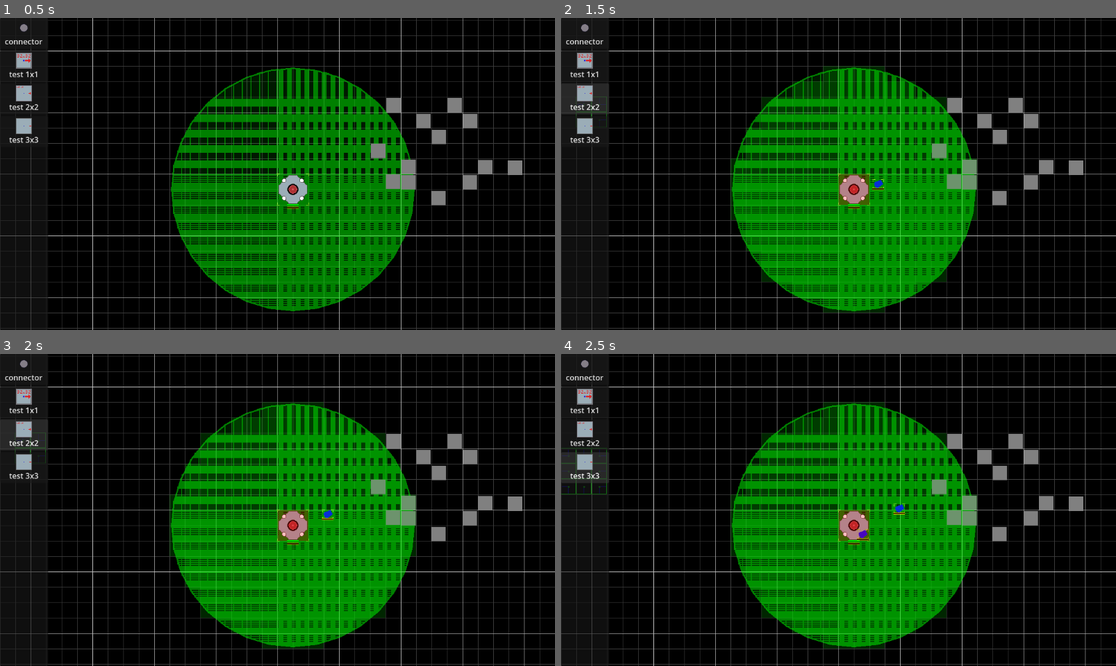
Above: before the commit, frames 1-4 (two rows, left to right).
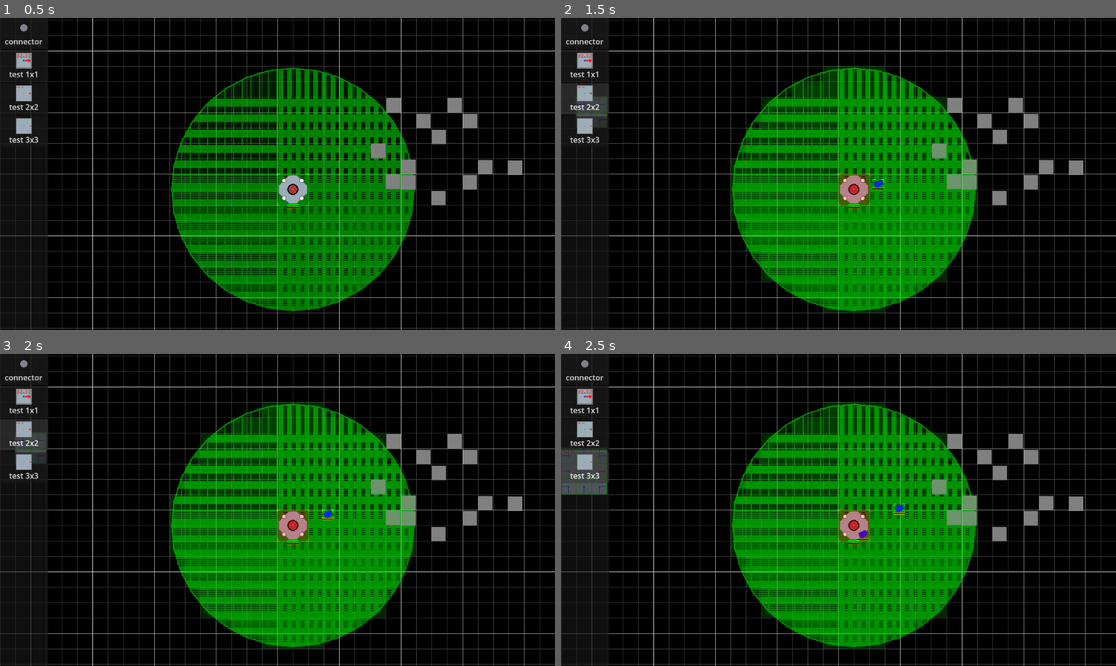
Above: after the commit, the same moments.

Repository: AtkinTC/space-industry-v4
Game: Godot game, scene res://game/test_scene.tscn
Same seed, same stepped clock (60 frames per second), same inputs: the game is played once before the commit and once after it.
Inputs:
- Up to frame 1 (0.5 s): no input
- Up to frame 2 (1.5 s): click "test 1x1" at 0.5 s; click "test 2x2" at 1.25 s
- Up to frame 3 (2 s): no input
- Up to frame 4 (2.5 s): click "test 3x3" at 2 s

Frame 1 is identical in both runs. In frame 2, 0.3% of the frame differs, in the area x 2-9%, y 25-35%; in frame 3, 0.3%; in frame 4, 0.8%, in the area x 0-9%, y 30-45%.
Error before the commit: Invalid access to property or key 'image' on a base object of type 'Resource (StructureDefinition)'. (res://game/build_ghost.gd:12)

Commit message:
update LogicComponent, MovementComponent classes to be handled as Entity class level

Diff:
--- a/game/build_ghost.gd
+++ b/game/build_ghost.gd
@@ -9,9 +9,9 @@
 
 func _ready() -> void:
 	assert(structure_def != null)
-	assert(structure_def.image != null)
+	assert(structure_def.display_image != null)
 
-	texture = structure_def.image
+	texture = structure_def.display_image
 
 func _process(_delta: float) -> void:
 	queue_redraw()
--- a/game/entity/component/logic_component/assignment_receiver_logic_component.gd
+++ b/game/entity/component/logic_component/assignment_receiver_logic_component.gd
@@ -14,6 +14,10 @@
 	super.initialize()
 	SignalBus.register_assignment_receiver.emit(get_instance_id())
 	clear_assignment()
+
+func set_controlled_parent(_parent : Entity):
+	assert(_parent is Unit)
+	super.set_controlled_parent(_parent)
 
 func set_assignemnt(_assignment : Assignment) -> void:
 	parent.move_state = Unit.MOVE_STATE.STANDBY
--- a/game/entity/component/logic_component/basic_enemy_logic_component.gd
+++ b/game/entity/component/logic_component/basic_enemy_unit_logic_component.gd
@@ -1,5 +1,9 @@
 extends LogicComponent
-class_name BasicEnemyLogicComponent
+class_name BasicEnemyUnitLogicComponent
+
+func set_controlled_parent(_parent : Entity):
+	assert(_parent is Unit)
+	super.set_controlled_parent(_parent)
 
 func process(_delta : float):
 	if(parent.move_target == null || !is_instance_valid(parent.move_target)):
--- a/game/entity/component/logic_component/logic_component.gd
+++ b/game/entity/component/logic_component/logic_component.gd
@@ -1,12 +1,12 @@
 extends Resource
 class_name LogicComponent
 
-var parent : Unit
+var parent : Entity
 
 func initialize() -> void:
 	pass
 
-func set_controlled_parent(_parent : Unit):
+func set_controlled_parent(_parent : Entity):
 	parent = _parent
 
 func process(_delta : float):
--- a/game/entity/component/movement_component/basic_movement_component.gd
+++ b/game/entity/component/movement_component/basic_unit_movement_component.gd
@@ -1,5 +1,9 @@
 extends MovementComponent
-class_name BasicMovementComponent
+class_name BasicUnitMovementComponent
+
+func set_controlled_parent(_parent : Entity):
+	assert(_parent is Unit)
+	super.set_controlled_parent(_parent)
 
 func process(_delta : float):
 	var desired_velocity := Vector2.ZERO
--- a/game/entity/component/movement_component/movement_component.gd
+++ b/game/entity/component/movement_component/movement_component.gd
@@ -1,12 +1,12 @@
 extends Resource
 class_name MovementComponent
 
-var parent : Unit
+var parent : Entity
 
 func initialize() -> void:
 	pass
 
-func set_controlled_parent(_parent : Unit):
+func set_controlled_parent(_parent : Entity):
 	parent = _parent
 
 func process(_delta : float):
--- a/game/entity/entity.gd
+++ b/game/entity/entity.gd
@@ -8,7 +8,9 @@
 
 @export var inventory_component : InventoryComponent = null
 @export var health_component : HealthComponent = null
-var network_component : StructureConnectorComponent
+@export var logic_component : LogicComponent = null
+@export var movement_component : MovementComponent = null
+var network_component : StructureConnectorComponent = null
 
 @onready var collision_shape : CollisionShape2D = get_node_or_null("CollisionShape2D")
 @onready var collision_polygon : CollisionPolygon2D = get_node_or_null("CollisionPolygon2D")
@@ -39,7 +41,8 @@
 	SignalBus.entity_ready.emit(self)
 
 func _physics_process(_delta: float) -> void:
-	pass
+	process_logic(_delta)
+	process_movement(_delta)
 
 #############
 ### SETUP ###
@@ -55,6 +58,8 @@
 	setup_inventory()
 	setup_health()
 	setup_network()
+	setup_logic_component()
+	setup_movement_component()
 
 func setup_from_entity_def() -> void:
 	if(entity_def == null):
@@ -106,6 +111,50 @@
 func _on_shield_depleted() -> void:
 	print("Shield depleted")
 
+#############
+### LOGIC ###
+#############
+
+func setup_logic_component() -> void:
+	if(entity_def.logic_component != null):
+		logic_component = entity_def.logic_component.duplicate()
+	else:
+		if(logic_component != null && !logic_component.resource_local_to_scene):
+				print_debug("LogicComponent resource is not local_to_scene for entity : %s" % entity_def.entity_type)
+
+	if(logic_component == null):
+		return
+
+	logic_component.set_controlled_parent(self)
+	logic_component.initialize()
+
+func process_logic(_delta : float) -> void:
+	if(logic_component == null):
+		return
+	logic_component.process(_delta)
+
+################
+### MOVEMENT ###
+################
+
+func setup_movement_component() -> void:
+	if(entity_def.movement_component != null):
+		movement_component = entity_def.movement_component.duplicate()
+	else:
+		if(!movement_component == null && !movement_component.resource_local_to_scene):
+				print_debug("MovementComponent resource is not local_to_scene for entity : %s" % entity_def.entity_type)
+
+	if(movement_component == null):
+		return
+
+	movement_component.set_controlled_parent(self)
+	movement_component.initialize()
+
+func process_movement(_delta : float) -> void:
+	if(movement_component == null):
+		return
+	movement_component.process(_delta)
+
 ###############
 ### NETWORK ###
 ###############
--- a/game/entity/unit/scene/builder_ship_basic.tscn
+++ b/game/entity/unit/scene/builder_ship_basic.tscn
@@ -1,17 +1,7 @@
-[gd_scene load_steps=8 format=3 uid="uid://gijpshyjqirm"]
+[gd_scene load_steps=4 format=3 uid="uid://gijpshyjqirm"]
 
 [ext_resource type="Script" path="res://game/entity/unit/unit.gd" id="1_oywpv"]
 [ext_resource type="Script" path="res://game/entity/entity_debug_display.gd" id="2_ghtgo"]
-[ext_resource type="Script" path="res://game/entity/component/logic_component/assignment_receiver_logic_component.gd" id="2_xqwnn"]
-[ext_resource type="Script" path="res://game/entity/component/movement_component/basic_movement_component.gd" id="3_40ath"]
-
-[sub_resource type="Resource" id="Resource_ge6f3"]
-resource_local_to_scene = true
-script = ExtResource("2_xqwnn")
-task_flags = 1
-
-[sub_resource type="Resource" id="Resource_saaq0"]
-script = ExtResource("3_40ath")
 
 [sub_resource type="CapsuleShape2D" id="CapsuleShape2D_lpno5"]
 radius = 7.0
@@ -20,8 +10,6 @@
 [node name="BuilderShip" type="Area2D"]
 collision_mask = 0
 script = ExtResource("1_oywpv")
-logic_component = SubResource("Resource_ge6f3")
-movement_component = SubResource("Resource_saaq0")
 
 [node name="CollisionShape2D" type="CollisionShape2D" parent="."]
 position = Vector2(1, 7.62939e-06)
--- a/game/entity/unit/scene/miner_ship_basic.tscn
+++ b/game/entity/unit/scene/miner_ship_basic.tscn
@@ -1,19 +1,8 @@
-[gd_scene load_steps=9 format=3 uid="uid://ctrt2fte2x4r5"]
+[gd_scene load_steps=5 format=3 uid="uid://ctrt2fte2x4r5"]
 
 [ext_resource type="Script" path="res://game/entity/unit/unit.gd" id="1_0ctb3"]
-[ext_resource type="Script" path="res://game/entity/component/logic_component/assignment_receiver_logic_component.gd" id="2_6esa1"]
 [ext_resource type="Script" path="res://game/entity/tool/miner_tool.gd" id="2_qop2t"]
-[ext_resource type="Script" path="res://game/entity/component/movement_component/basic_movement_component.gd" id="3_vdspj"]
 [ext_resource type="Script" path="res://game/entity/entity_debug_display.gd" id="3_w4210"]
-
-[sub_resource type="Resource" id="Resource_77og3"]
-resource_local_to_scene = true
-script = ExtResource("2_6esa1")
-task_flags = 4
-
-[sub_resource type="Resource" id="Resource_d4xd7"]
-resource_local_to_scene = true
-script = ExtResource("3_vdspj")
 
 [sub_resource type="CapsuleShape2D" id="CapsuleShape2D_2sl6y"]
 radius = 4.0
@@ -22,8 +11,6 @@
 [node name="MinerShipBasic" type="Area2D"]
 collision_mask = 0
 script = ExtResource("1_0ctb3")
-logic_component = SubResource("Resource_77og3")
-movement_component = SubResource("Resource_d4xd7")
 
 [node name="CollisionShape2D" type="CollisionShape2D" parent="."]
 position = Vector2(1, 0)
--- a/game/entity/unit/scene/test_enemy_001.tscn
+++ b/game/entity/unit/scene/test_enemy_001.tscn
@@ -1,17 +1,7 @@
-[gd_scene load_steps=8 format=3 uid="uid://bca0apqfa3wvw"]
+[gd_scene load_steps=4 format=3 uid="uid://bca0apqfa3wvw"]
 
 [ext_resource type="Script" path="res://game/entity/unit/unit.gd" id="1_dcs4y"]
 [ext_resource type="Script" path="res://game/entity/entity_debug_display.gd" id="2_f7dp1"]
-[ext_resource type="Script" path="res://game/entity/component/logic_component/basic_enemy_logic_component.gd" id="2_smifq"]
-[ext_resource type="Script" path="res://game/entity/component/movement_component/basic_movement_component.gd" id="3_4qu7l"]
-
-[sub_resource type="Resource" id="Resource_xgsou"]
-resource_local_to_scene = true
-script = ExtResource("2_smifq")
-
-[sub_resource type="Resource" id="Resource_y3x1i"]
-resource_local_to_scene = true
-script = ExtResource("3_4qu7l")
 
 [sub_resource type="CapsuleShape2D" id="CapsuleShape2D_obyyp"]
 radius = 5.0
@@ -19,8 +9,6 @@
 
 [node name="TestEnemy" type="Area2D"]
 script = ExtResource("1_dcs4y")
-decision_logic = SubResource("Resource_xgsou")
-movement_logic = SubResource("Resource_y3x1i")
 
 [node name="Polygon2D" type="Polygon2D" parent="."]
 position = Vector2(-3, 0)
--- a/game/entity/unit/scene/worker_ship_basic.tscn
+++ b/game/entity/unit/scene/worker_ship_basic.tscn
@@ -1,19 +1,8 @@
-[gd_scene load_steps=9 format=3 uid="uid://ctuerwuqwtgbv"]
+[gd_scene load_steps=5 format=3 uid="uid://ctuerwuqwtgbv"]
 
 [ext_resource type="Script" path="res://game/entity/unit/unit.gd" id="1_ojsdw"]
-[ext_resource type="Script" path="res://game/entity/component/logic_component/assignment_receiver_logic_component.gd" id="2_h8sgw"]
-[ext_resource type="Script" path="res://game/entity/component/movement_component/basic_movement_component.gd" id="3_2qxcl"]
 [ext_resource type="Script" path="res://game/entity/tool/miner_tool.gd" id="4_6g7pq"]
 [ext_resource type="Script" path="res://game/entity/entity_debug_display.gd" id="4_p4lyg"]
-
-[sub_resource type="Resource" id="Resource_jxaf2"]
-resource_local_to_scene = true
-script = ExtResource("2_h8sgw")
-task_flags = 7
-
-[sub_resource type="Resource" id="Resource_jgn5v"]
-resource_local_to_scene = true
-script = ExtResource("3_2qxcl")
 
 [sub_resource type="RectangleShape2D" id="RectangleShape2D_xncqu"]
 size = Vector2(12, 17.0001)
@@ -21,8 +10,6 @@
 [node name="WorkerShip" type="Area2D"]
 collision_mask = 0
 script = ExtResource("1_ojsdw")
-logic_component = SubResource("Resource_jxaf2")
-movement_component = SubResource("Resource_jgn5v")
 
 [node name="CollisionShape2D" type="CollisionShape2D" parent="."]
 position = Vector2(0.499997, 5.32866e-05)
--- a/game/entity/unit/unit.gd
+++ b/game/entity/unit/unit.gd
@@ -9,9 +9,6 @@
 
 var velocity := Vector2.ZERO
 
-@export var logic_component : LogicComponent = null
-@export var movement_component : MovementComponent = null
-
 #Override
 func _ready():
 	super._ready()
@@ -20,8 +17,6 @@
 
 func _physics_process(_delta : float) -> void:
 	super._physics_process(_delta)
-	logic_component.process(_delta)
-	movement_component.process(_delta)
 
 #############
 ### SETUP ###
@@ -29,9 +24,6 @@
 
 func setup() -> void:
 	super.setup()
-
-	setup_logic_component()
-	setup_movement_component()
 
 func setup_from_entity_def() -> void:
 	if(entity_def == null && !default_entity_type.is_empty()):
@@ -42,31 +34,3 @@
 
 func setup_from_init_parameters() -> void:
 	super.setup_from_init_parameters()
-
-func setup_logic_component() -> void:
-	if(entity_def.logic_component != null):
-		logic_component = entity_def.logic_component.duplicate()
-	else:
-		if(logic_component == null):
-			print_debug(" No LogicComponent resource for entity : %s" % entity_def.entity_type)
-			logic_component = LogicComponent.new()
-		else:
-			if(!logic_component.resource_local_to_scene):
-				print_debug("LogicComponent resource is not local_to_scene for entity : %s" % entity_def.entity_type)
-
-	logic_component.set_controlled_parent(self)
-	logic_component.initialize()
-
-func setup_movement_component() -> void:
-	if(entity_def.movement_component != null):
-		movement_component = entity_def.movement_component.duplicate()
-	else:
-		if(movement_component == null):
-			print_debug(" No MovementComponent resource for entity : %s" % entity_def.entity_type)
-			movement_component = MovementComponent.new()
-		else:
-			if(!movement_component.resource_local_to_scene):
-				print_debug("MovementComponent resource is not local_to_scene for entity : %s" % entity_def.entity_type)
-
-	movement_component.set_controlled_parent(self)
-	movement_component.initialize()
--- a/resources/entity_definitions/unit_definitions/construction_drone_001.tres
+++ b/resources/entity_definitions/unit_definitions/construction_drone_001.tres
@@ -1,14 +1,23 @@
-[gd_resource type="Resource" script_class="UnitDefinition" load_steps=7 format=3 uid="uid://epo2fg0v68h5"]
+[gd_resource type="Resource" script_class="UnitDefinition" load_steps=11 format=3 uid="uid://epo2fg0v68h5"]
 
 [ext_resource type="Script" path="res://game/entity/resource/definition/unit_definition.gd" id="1_5ww0h"]
 [ext_resource type="Script" path="res://game/entity/component/inventory_component.gd" id="1_clrnh"]
+[ext_resource type="Script" path="res://game/entity/component/logic_component/assignment_receiver_logic_component.gd" id="2_527t6"]
 [ext_resource type="PackedScene" uid="uid://gijpshyjqirm" path="res://game/entity/unit/scene/builder_ship_basic.tscn" id="2_e7iqk"]
+[ext_resource type="Script" path="res://game/entity/component/movement_component/basic_unit_movement_component.gd" id="3_y5pm4"]
 [ext_resource type="Script" path="res://game/entity/selection_area_definition.gd" id="4_1u7ha"]
 
 [sub_resource type="Resource" id="Resource_dedmk"]
 script = ExtResource("1_clrnh")
 capacity = 4
 contents = {}
+
+[sub_resource type="Resource" id="Resource_ulrfr"]
+script = ExtResource("2_527t6")
+task_flags = 1
+
+[sub_resource type="Resource" id="Resource_01car"]
+script = ExtResource("3_y5pm4")
 
 [sub_resource type="Resource" id="Resource_1twqp"]
 script = ExtResource("4_1u7ha")
@@ -28,3 +37,5 @@
 construction_cost = {}
 construction_time = 2.0
 inventory_component = SubResource("Resource_dedmk")
+logic_component = SubResource("Resource_ulrfr")
+movement_component = SubResource("Resource_01car")
--- a/resources/entity_definitions/unit_definitions/mining_drone_001.tres
+++ b/resources/entity_definitions/unit_definitions/mining_drone_001.tres
@@ -1,14 +1,23 @@
-[gd_resource type="Resource" script_class="UnitDefinition" load_steps=7 format=3 uid="uid://bpsbon7pvdr0y"]
+[gd_resource type="Resource" script_class="UnitDefinition" load_steps=11 format=3 uid="uid://bpsbon7pvdr0y"]
 
 [ext_resource type="PackedScene" uid="uid://ctrt2fte2x4r5" path="res://game/entity/unit/scene/miner_ship_basic.tscn" id="1_5pek2"]
 [ext_resource type="Script" path="res://game/entity/component/inventory_component.gd" id="1_qi02m"]
 [ext_resource type="Script" path="res://game/entity/resource/definition/unit_definition.gd" id="1_xmnvb"]
+[ext_resource type="Script" path="res://game/entity/component/logic_component/assignment_receiver_logic_component.gd" id="2_yw1af"]
+[ext_resource type="Script" path="res://game/entity/component/movement_component/basic_unit_movement_component.gd" id="3_iacik"]
 [ext_resource type="Script" path="res://game/entity/selection_area_definition.gd" id="4_jc7nq"]
 
 [sub_resource type="Resource" id="Resource_ksj85"]
 script = ExtResource("1_qi02m")
 capacity = 2
 contents = {}
+
+[sub_resource type="Resource" id="Resource_o1h65"]
+script = ExtResource("2_yw1af")
+task_flags = 4
+
+[sub_resource type="Resource" id="Resource_je6sv"]
+script = ExtResource("3_iacik")
 
 [sub_resource type="Resource" id="Resource_terox"]
 script = ExtResource("4_jc7nq")
@@ -20,12 +29,13 @@
 [resource]
 script = ExtResource("1_xmnvb")
 base_move_speed = 75.0
-display_name = "mining drone MKI"
 entity_type = "mining_drone_001"
 scene = ExtResource("1_5pek2")
-base_inventory_capacity = 2
+influence_radius = -1.0
+selection_area_definition = SubResource("Resource_terox")
+display_name = "mining drone MKI"
 construction_cost = {}
 construction_time = 2.0
-influence_radius = -1.0
-selection_area_definition = SubResource("Resource_terox")
 inventory_component = SubResource("Resource_ksj85")
+logic_component = SubResource("Resource_o1h65")
+movement_component = SubResource("Resource_je6sv")
--- a/resources/entity_definitions/unit_definitions/worker_drone_001.tres
+++ b/resources/entity_definitions/unit_definitions/worker_drone_001.tres
@@ -1,7 +1,9 @@
-[gd_resource type="Resource" script_class="UnitDefinition" load_steps=5 format=3 uid="uid://oeduoajpa1cy"]
+[gd_resource type="Resource" script_class="UnitDefinition" load_steps=9 format=3 uid="uid://oeduoajpa1cy"]
 
 [ext_resource type="Script" path="res://game/entity/component/inventory_component.gd" id="1_n2qbd"]
+[ext_resource type="Script" path="res://game/entity/component/logic_component/assignment_receiver_logic_component.gd" id="2_pujo2"]
 [ext_resource type="PackedScene" uid="uid://ctuerwuqwtgbv" path="res://game/entity/unit/scene/worker_ship_basic.tscn" id="2_ra8f8"]
+[ext_resource type="Script" path="res://game/entity/component/movement_component/basic_unit_movement_component.gd" id="3_a3nqg"]
 [ext_resource type="Script" path="res://game/entity/resource/definition/unit_definition.gd" id="3_v7bpt"]
 
 [sub_resource type="Resource" id="Resource_1bm6b"]
@@ -9,14 +11,22 @@
 capacity = 1
 contents = {}
 
+[sub_resource type="Resource" id="Resource_1yr85"]
+script = ExtResource("2_pujo2")
+task_flags = 7
+
+[sub_resource type="Resource" id="Resource_xrfxq"]
+script = ExtResource("3_a3nqg")
+
 [resource]
 script = ExtResource("3_v7bpt")
 base_move_speed = 50.0
-display_name = "worker drone MKI"
 entity_type = "worker_drone_001"
 scene = ExtResource("2_ra8f8")
-base_inventory_capacity = 1
+influence_radius = -1.0
+display_name = "worker drone MKI"
 construction_cost = {}
 construction_time = 1.0
-influence_radius = -1.0
 inventory_component = SubResource("Resource_1bm6b")
+logic_component = SubResource("Resource_1yr85")
+movement_component = SubResource("Resource_xrfxq")
